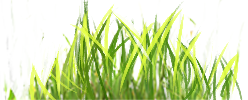
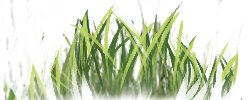
Layer changes from the first 248 x 100 image to the second:
painted on "Layer 11" over [1, 0, 245, 100]
